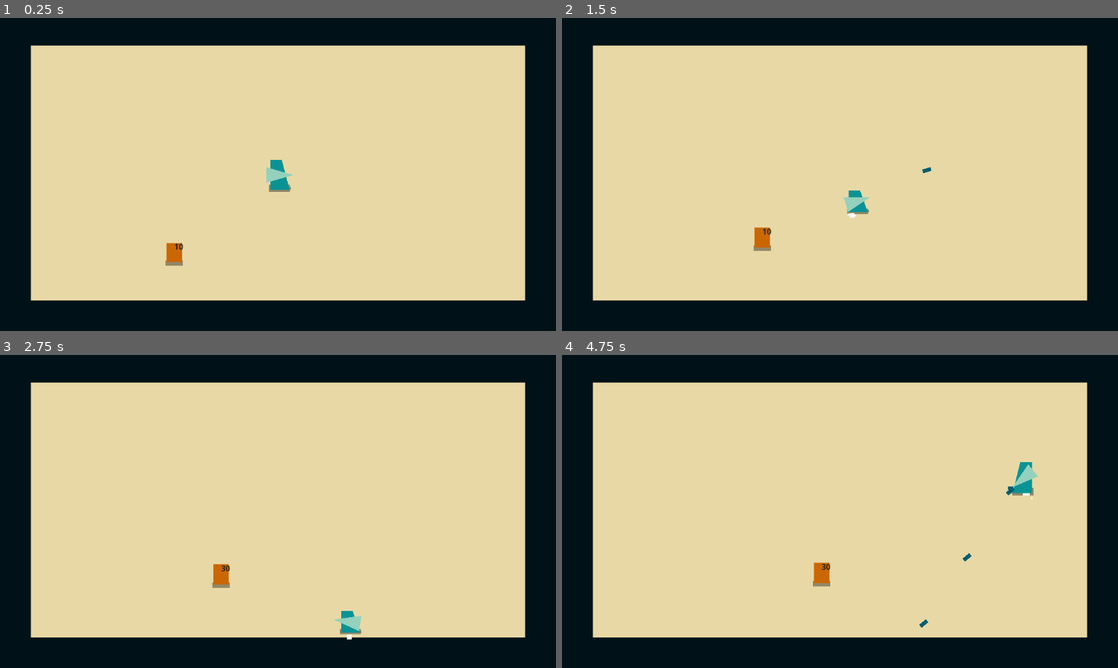
Above: before the commit, frames 1-4 (two rows, left to right).
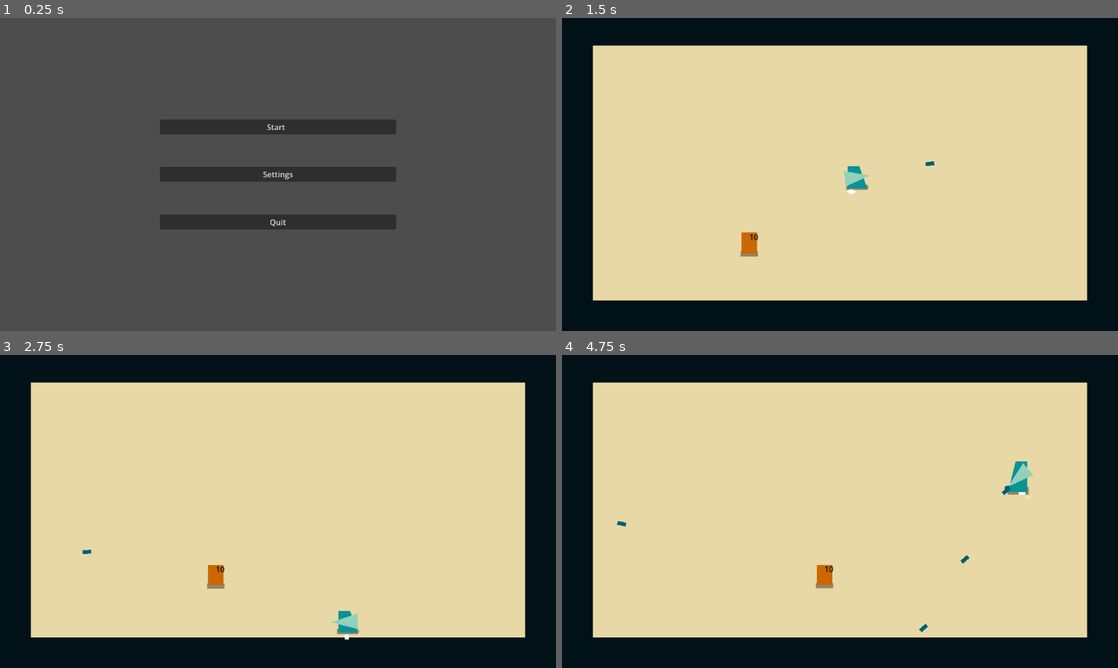
Above: after the commit, the same moments.

Repository: Av1zi/GMTK26
Game: Godot game, scene res://Scenes/main_menu.tscn
Two runs of this game, one before a commit and one after it. Both use one fixed random seed, a clock stepped at 60 frames per second and the inputs below. Before the commit the project starts from res://Scenes/game.tscn. Sound files missing from this copy of the repository are replaced by a short silence.
Inputs (mouse positions are in pixels of both pictures, inside the frame that each line leads up to):
- Up to frame 1 (0.25 s): no input
- Up to frame 2 (1.5 s): click (840, 127) at 0.5 s, where only the run after the commit has a clickable "Start"; move the mouse to (962, 158) at 1.27 s; press the mouse at (962, 158) at 1.28 s; hold D (move_right) from 1.28 s (still down)
- Up to frame 3 (2.75 s): move the mouse to (166, 527) at 2.02 s; release D (move_right) at 2.03 s; release the mouse at (166, 527) at 2.03 s; hold S (move_down) from 2.03 s (still down); click (166, 527) at 2.1 s
- Up to frame 4 (4.75 s): move the mouse to (895, 442) at 2.77 s; release S (move_down) at 2.78 s; press the mouse at (895, 442) at 2.78 s; hold D (move_right) 2.78-3.53 s; move the mouse to (812, 574) at 3.52 s; release the mouse at (812, 574) at 3.53 s; hold W (move_up) 3.53-4.28 s; click (812, 574) at 3.6 s; move the mouse to (1006, 558) at 4.27 s; press the mouse at (1006, 558) at 4.28 s; hold A (move_left) from 4.28 s (still down)

The runs differ from the first frame. In frame 1, 100% of the frame differs, in the area x 0-100%, y 0-100%; in frame 2, 1.0%; in frame 3, 0.3%; in frame 4, 0.6%.

Commit message:
fixed sfx bus and main scene

Diff:
--- a/new-game-project/Scenes/bullet.tscn
+++ b/new-game-project/Scenes/bullet.tscn
@@ -1,25 +1,26 @@
-[gd_scene load_steps=4 format=3 uid="uid://vkxwpg7ceyd0"]
+[gd_scene format=3 uid="uid://vkxwpg7ceyd0"]
 
-[ext_resource type="Script" path="res://scripts/bullet.gd" id="1_0qisn"]
+[ext_resource type="Script" uid="uid://boh83xmu065ec" path="res://scripts/bullet.gd" id="1_0qisn"]
 [ext_resource type="AudioStream" uid="uid://dq05a2ska8t6s" path="res://assets/sound_effects/hitHurt.wav" id="2_fwpsb"]
 
 [sub_resource type="RectangleShape2D" id="RectangleShape2D_3d8s6"]
 size = Vector2(18, 8)
 
-[node name="Bullet" type="Area2D" groups=["bullet"]]
+[node name="Bullet" type="Area2D" unique_id=31809075 groups=["bullet"]]
 collision_layer = 2
 collision_mask = 2
 script = ExtResource("1_0qisn")
 
-[node name="Polygon2D" type="Polygon2D" parent="."]
+[node name="Polygon2D" type="Polygon2D" parent="." unique_id=1180938948]
 color = Color(0, 0.372549, 0.45098, 1)
 polygon = PackedVector2Array(-9, -4, -9, 4, 9, 4, 9, -4)
 
-[node name="CollisionShape2D" type="CollisionShape2D" parent="."]
+[node name="CollisionShape2D" type="CollisionShape2D" parent="." unique_id=167813563]
 shape = SubResource("RectangleShape2D_3d8s6")
 
-[node name="AudioStreamPlayer" type="AudioStreamPlayer" parent="."]
+[node name="AudioStreamPlayer" type="AudioStreamPlayer" parent="." unique_id=950247480]
 stream = ExtResource("2_fwpsb")
 volume_db = -12.0
+bus = &"Sfx"
 
 [connection signal="body_entered" from="." to="." method="_on_body_entered"]
--- a/new-game-project/Scenes/bullet_hit_sound.tscn
+++ b/new-game-project/Scenes/bullet_hit_sound.tscn
@@ -1,13 +1,14 @@
-[gd_scene load_steps=3 format=3 uid="uid://3d1d7wtd7318"]
+[gd_scene format=3 uid="uid://3d1d7wtd7318"]
 
-[ext_resource type="Script" path="res://scripts/bullet_hit_sound.gd" id="1_eb6uu"]
+[ext_resource type="Script" uid="uid://dvc8gthue0myi" path="res://scripts/bullet_hit_sound.gd" id="1_eb6uu"]
 [ext_resource type="AudioStream" uid="uid://dq05a2ska8t6s" path="res://assets/sound_effects/hitHurt.wav" id="1_rs25w"]
 
-[node name="BulletHitSound" type="Node2D"]
+[node name="BulletHitSound" type="Node2D" unique_id=1978342588]
 script = ExtResource("1_eb6uu")
 
-[node name="AudioStreamPlayer" type="AudioStreamPlayer" parent="."]
+[node name="AudioStreamPlayer" type="AudioStreamPlayer" parent="." unique_id=558664773]
 stream = ExtResource("1_rs25w")
 volume_db = -12.0
+bus = &"Sfx"
 
 [connection signal="finished" from="AudioStreamPlayer" to="." method="_on_audio_stream_player_finished"]
--- a/new-game-project/Scenes/player.tscn
+++ b/new-game-project/Scenes/player.tscn
@@ -86,10 +86,10 @@
 
 [sub_resource type="AnimationLibrary" id="AnimationLibrary_rabhh"]
 _data = {
-"IdleL": SubResource("Animation_p6stl"),
-"IdleR": SubResource("Animation_8mdb6"),
-"MoveL": SubResource("Animation_cl5sa"),
-"MoveR": SubResource("Animation_rn48w")
+&"IdleL": SubResource("Animation_p6stl"),
+&"IdleR": SubResource("Animation_8mdb6"),
+&"MoveL": SubResource("Animation_cl5sa"),
+&"MoveR": SubResource("Animation_rn48w")
 }
 
 [sub_resource type="Curve" id="Curve_ul8r3"]
@@ -128,31 +128,31 @@
 
 [sub_resource type="AnimationLibrary" id="AnimationLibrary_pwo6r"]
 _data = {
-"Shot": SubResource("Animation_ung4r")
+&"Shot": SubResource("Animation_ung4r")
 }
 
-[node name="Player" type="CharacterBody2D" groups=["player"]]
+[node name="Player" type="CharacterBody2D" unique_id=705610136 groups=["player"]]
 collision_mask = 3
 motion_mode = 1
 script = ExtResource("1_sy1wy")
 
-[node name="CollisionBodyLR" type="CollisionPolygon2D" parent="."]
+[node name="CollisionBodyLR" type="CollisionPolygon2D" parent="." unique_id=401931270]
 polygon = PackedVector2Array(16, -32, -8, -32, -24, 32, 16, 32)
 
-[node name="MovementTrailEffect" type="GPUParticles2D" parent="."]
+[node name="MovementTrailEffect" type="GPUParticles2D" parent="." unique_id=468359435]
 position = Vector2(0, 31)
 emitting = false
 amount = 10
-process_material = SubResource("ParticleProcessMaterial_0nije")
 lifetime = 0.1
 one_shot = true
+process_material = SubResource("ParticleProcessMaterial_0nije")
 
-[node name="BodyLR" type="Polygon2D" parent="."]
+[node name="BodyLR" type="Polygon2D" parent="." unique_id=2092753409]
 scale = Vector2(-1, 1)
 color = Color(0.0392157, 0.576471, 0.588235, 1)
 polygon = PackedVector2Array(-16, -32, -16, 32, 24, 32, 16, 0, 8, -32)
 
-[node name="Shadow" type="Polygon2D" parent="BodyLR"]
+[node name="Shadow" type="Polygon2D" parent="BodyLR" unique_id=2053205050]
 z_index = -48
 position = Vector2(-2, -3)
 rotation = 3.14159
@@ -160,41 +160,38 @@
 color = Color(0, 0, 0, 0.376471)
 polygon = PackedVector2Array(-26, 24, -29, 32, -26, 40, 17, 40, 17, 24)
 
-[node name="BodyLRPlayer" type="AnimationPlayer" parent="."]
+[node name="BodyLRPlayer" type="AnimationPlayer" parent="." unique_id=1676649647]
 root_node = NodePath("../BodyLR")
-libraries = {
-"": SubResource("AnimationLibrary_rabhh")
-}
+libraries/ = SubResource("AnimationLibrary_rabhh")
 playback_default_blend_time = 0.2
 
-[node name="BodyRotate" type="Polygon2D" parent="."]
+[node name="BodyRotate" type="Polygon2D" parent="." unique_id=1996580172]
 color = Color(0.580392, 0.823529, 0.741176, 1)
 polygon = PackedVector2Array(32, 0, -24, -16, -24, 16)
 
-[node name="BulletSpawnPoint" type="Node2D" parent="BodyRotate"]
+[node name="BulletSpawnPoint" type="Node2D" parent="BodyRotate" unique_id=1034435886]
 position = Vector2(41, 0)
 
-[node name="ShootingEffect" type="GPUParticles2D" parent="BodyRotate"]
+[node name="ShootingEffect" type="GPUParticles2D" parent="BodyRotate" unique_id=1665451456]
 modulate = Color(0, 0.372549, 0.45098, 1)
 position = Vector2(32, 0)
 emitting = false
 amount = 10
-process_material = SubResource("ParticleProcessMaterial_63td5")
 lifetime = 0.1
 one_shot = true
+process_material = SubResource("ParticleProcessMaterial_63td5")
 
-[node name="BodyRotatePlayer" type="AnimationPlayer" parent="."]
+[node name="BodyRotatePlayer" type="AnimationPlayer" parent="." unique_id=1462696060]
 root_node = NodePath("../BodyRotate")
-libraries = {
-"": SubResource("AnimationLibrary_pwo6r")
-}
+libraries/ = SubResource("AnimationLibrary_pwo6r")
 
-[node name="ShotTimer" type="Timer" parent="."]
+[node name="ShotTimer" type="Timer" parent="." unique_id=1192412413]
 wait_time = 0.2
 one_shot = true
 
-[node name="AudioStreamPlayer" type="AudioStreamPlayer" parent="."]
+[node name="AudioStreamPlayer" type="AudioStreamPlayer" parent="." unique_id=1899506427]
 stream = ExtResource("2_qiobg")
 volume_db = -12.0
+bus = &"Sfx"
 
 [connection signal="timeout" from="ShotTimer" to="." method="_on_shot_timer_timeout"]
--- a/new-game-project/project.godot
+++ b/new-game-project/project.godot
@@ -8,11 +8,15 @@
 
 config_version=5
 
+[animation]
+
+compatibility/default_parent_skeleton_in_mesh_instance_3d=true
+
 [application]
 
 config/name="Top Down Template 2d"
-run/main_scene="res://scenes/game.tscn"
-config/features=PackedStringArray("4.2", "GL Compatibility")
+run/main_scene="uid://dp1rykx7lq8xa"
+config/features=PackedStringArray("4.7", "GL Compatibility")
 config/icon="res://icon.svg"
 
 [display]
@@ -24,22 +28,22 @@
 
 move_up={
 "deadzone": 0.5,
-"events": [Object(InputEventKey,"resource_local_to_scene":fa …(172 unchanged characters)… eycode":87,"key_label":0,"unicode":119,"echo":false,"script":null)
+"events": [Object(InputEventKey,"resource_local_to_scene":fa …(172 unchanged characters)… eycode":87,"key_label":0,"unicode":119,"location":0,"echo":false,"script":null)
 ]
 }
 move_down={
 "deadzone": 0.5,
-"events": [Object(InputEventKey,"resource_local_to_scene":fa …(172 unchanged characters)… eycode":83,"key_label":0,"unicode":115,"echo":false,"script":null)
+"events": [Object(InputEventKey,"resource_local_to_scene":fa …(172 unchanged characters)… eycode":83,"key_label":0,"unicode":115,"location":0,"echo":false,"script":null)
 ]
 }
 move_left={
 "deadzone": 0.5,
-"events": [Object(InputEventKey,"resource_local_to_scene":fa …(171 unchanged characters)… keycode":65,"key_label":0,"unicode":97,"echo":false,"script":null)
+"events": [Object(InputEventKey,"resource_local_to_scene":fa …(171 unchanged characters)… keycode":65,"key_label":0,"unicode":97,"location":0,"echo":false,"script":null)
 ]
 }
 move_right={
 "deadzone": 0.5,
-"events": [Object(InputEventKey,"resource_local_to_scene":fa …(172 unchanged characters)… eycode":68,"key_label":0,"unicode":100,"echo":false,"script":null)
+"events": [Object(InputEventKey,"resource_local_to_scene":fa …(172 unchanged characters)… eycode":68,"key_label":0,"unicode":100,"location":0,"echo":false,"script":null)
 ]
 }
 aim={
Not shown: 1 places in new-game-project/Scenes/player.tscn that only renumber resources
